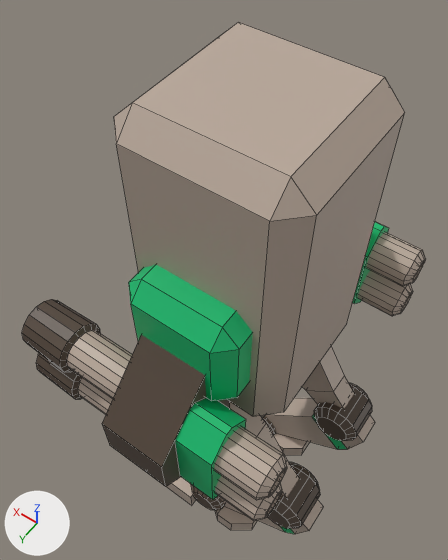
What one commit did to the FBX model Assets/Exports/MediumBot.fbx.
One viewpoint serves both versions: a 50 mm camera at (-1.5, 2.45, 6.98) aimed at (0.4, -0.21, 2.8). Arrows for +X, +Y and +Z are at lower left; the lights stay in place. Mesh edges are drawn as thin lines.

Objects in the first picture: 'MediumBot_Mesh'.
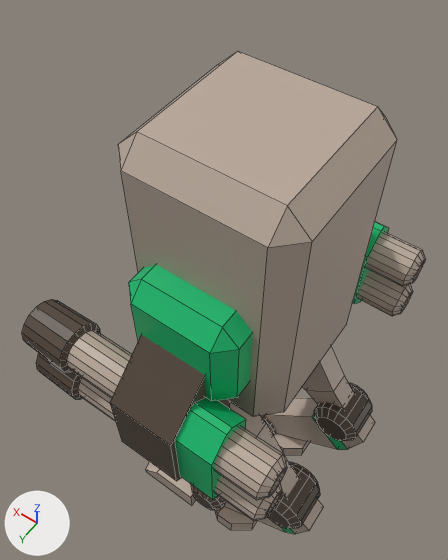
What differs and where, as boxes (x1, y1, x2, y2) in the pictures (448 x 560 px; the box of a moved part takes in the faces that stretch with it):
'MediumBot_Mesh', reshaped
    before: (22, 22, 426, 534)
    after: (22, 51, 426, 534)
part 1 of me_cube_003, moved or reshaped
    before: (114, 22, 405, 417)
    after: (118, 51, 397, 417)
part 2 of me_cube_003, moved or reshaped
    before: (102, 335, 230, 487)
    after: (110, 335, 230, 481)

What changed in the scene script:
```text
Change me_cube_003:
    where me_cube_003.from_pydata(...)  # 1328 vertices, 1142 faces; spans x -1.16..1.19, y -1.42..1.42, z 0.0..4.97
    used by ob_mediumbot_mesh; location = (0.0, 0.0, 0.0)
    me_cube_003 part 1: all 12 vertices in x -0.65..0.65, y -0.65..0.65, z 4.81..4.97 are moved by (0.0, 0.0, -0.19)
    me_cube_003 part 2
    me_cube_003.vertices[791].co: (-0.26, 1.42, 2.62) -> (-0.26, 1.31, 2.48)  # pixel (165, 486) -> pixel (176, 481)
    me_cube_003.vertices[792].co: (-0.26, 1.42, 2.99) -> (-0.26, 1.31, 3.12)  # pixel (161, 467) -> pixel (170, 445)
    me_cube_003.vertices[795].co: (0.26, 1.42, 2.99) -> (0.26, 1.31, 3.12)  # pixel (101, 423) -> pixel (109, 402)
    me_cube_003.vertices[796].co: (0.26, 1.42, 2.62) -> (0.26, 1.31, 2.48)  # pixel (109, 445) -> pixel (121, 441)
```
